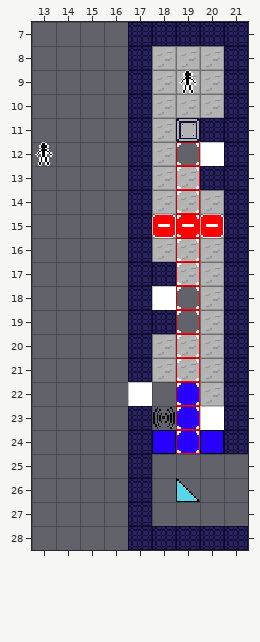
Tiled map, stored at PuzzleTester/maps/001.tmx. Above is the file before it was changed.
Cells are 16x16 px. Shown: x 13..21, y 7..28.
And afterwards:
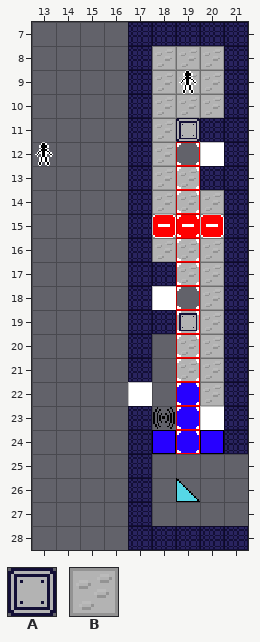
Key: from "tiles": A 19, B 20.
_ is an empty cell.
Difference:
Layer "tiles":
Tile B is gone in rows 20 to 21 at x 18.
Layer "pieces":
The edit adds tile A in row 19 at x 19.
Boxes around the changes in both pictures, in picture pixels (x1, y1, x2, y2):
changed: (152, 311, 199, 382)
